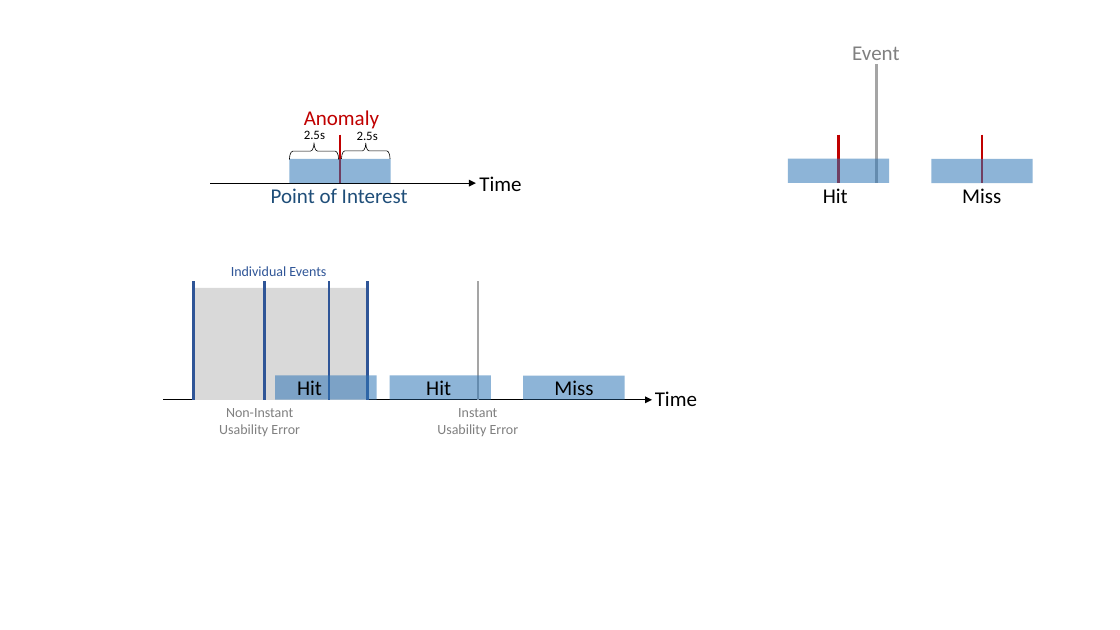
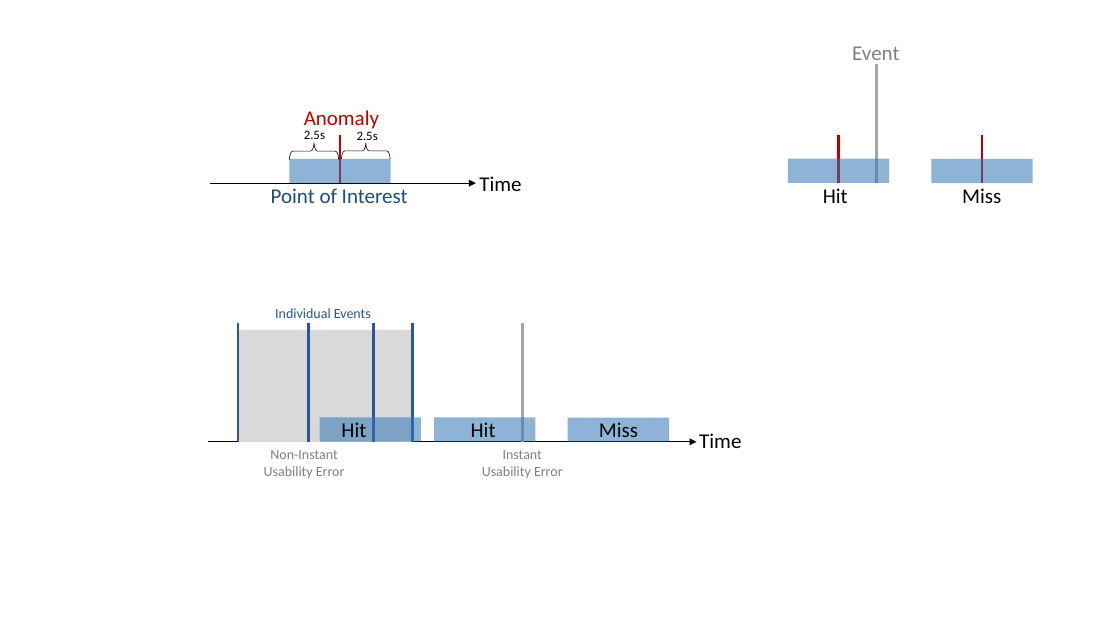
Before and after one commit to Bendername/is101f16, a slide deck: slide 3 of Second-Article/graphics/Figures.pptx (slide 2 before the commit). Drawn at 1120x630 pixels with LibreOffice and Linux fonts; fonts in the diff are those of the drawing. Boxes give left, top, right and bottom in pixels: in the first picture for what was removed or moved away, otherwise in the second. Text is boxed around its words. In the diff, an @@ line names an element or a change of style, - is before the commit and + after.

```diff
--- a/Second-Article/graphics/Figures.pptx
+++ b/Second-Article/graphics/Figures.pptx
@@ 7 texts, 5 lines, 4 rectangles, 1 arrow: place and size @@
-7 texts, 5 lines, 4 rectangles, 1 arrow at box(163, 266, 697, 436)
+7 texts, 5 lines, 4 rectangles, 1 arrow at box(208, 308, 741, 478)
```
Also in this commit, not shown: 1 other slide changed, 2 slides added, 1 other file.
